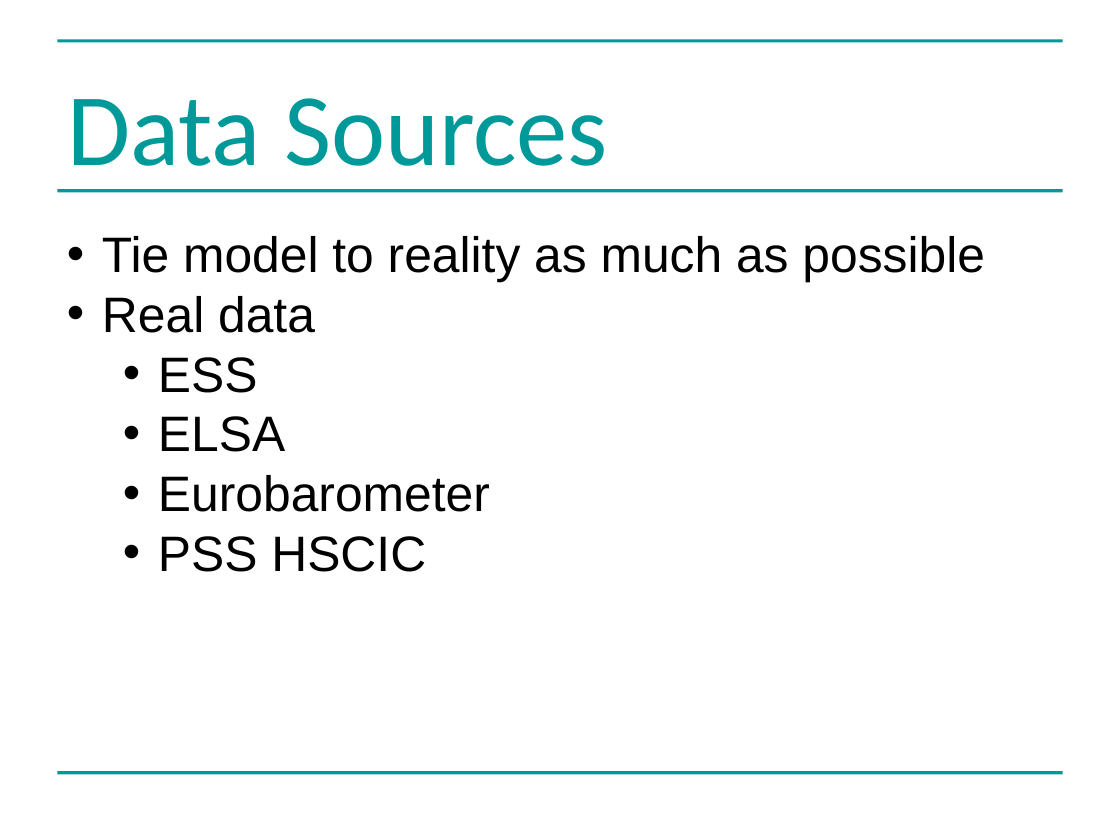
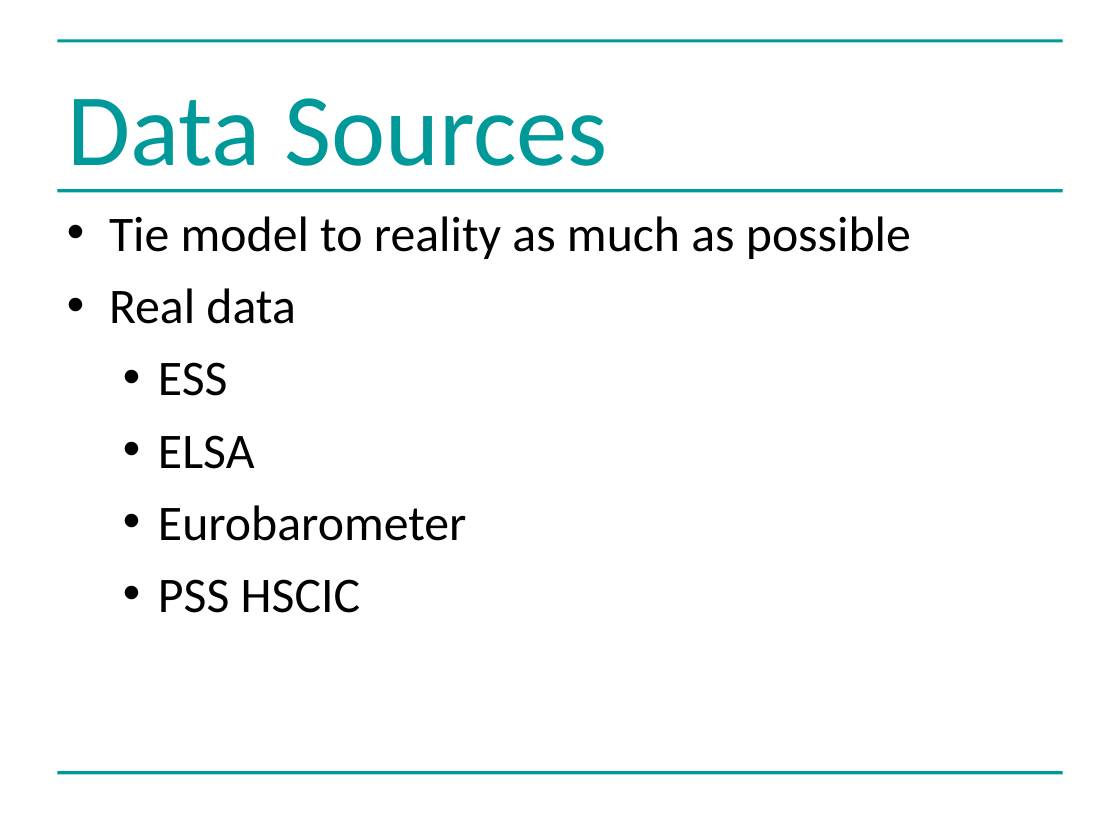
Before and after one commit to greenape/bsps2015, a slide deck: slide 7 of presentation/risky_aging_bsps.ppt. Drawn at 1120x840 pixels with LibreOffice and Linux fonts; fonts in the diff are those of the drawing. Boxes give left, top, right and bottom in pixels: in the first picture for what was removed or moved away, otherwise in the second. Text is boxed around its words. In the diff, an @@ line names an element or a change of style, - is before the commit and + after.

```diff
--- a/presentation/risky_aging_bsps.ppt
+++ b/presentation/risky_aging_bsps.ppt
@@ text "Tie model to reality as ...": place and size @@
-text "Tie model to reality as ..." at (102,236,985,572)
+text "Tie model to reality as ..." at (109,216,911,613)
@@ text "Tie model to reality as ..." at (109,216,911,613): font Arial to Calibri; indent changed; more space between paragraphs @@
```
Also in this commit, not shown: 6 other slides changed.
